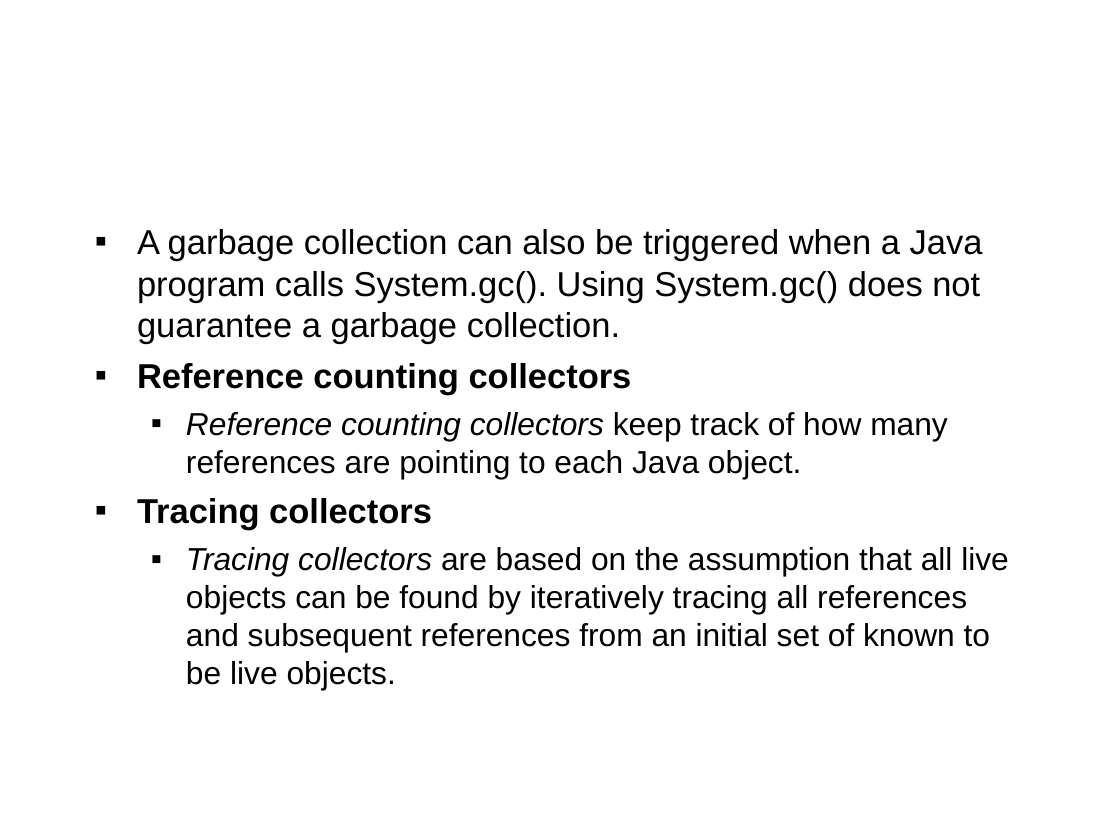
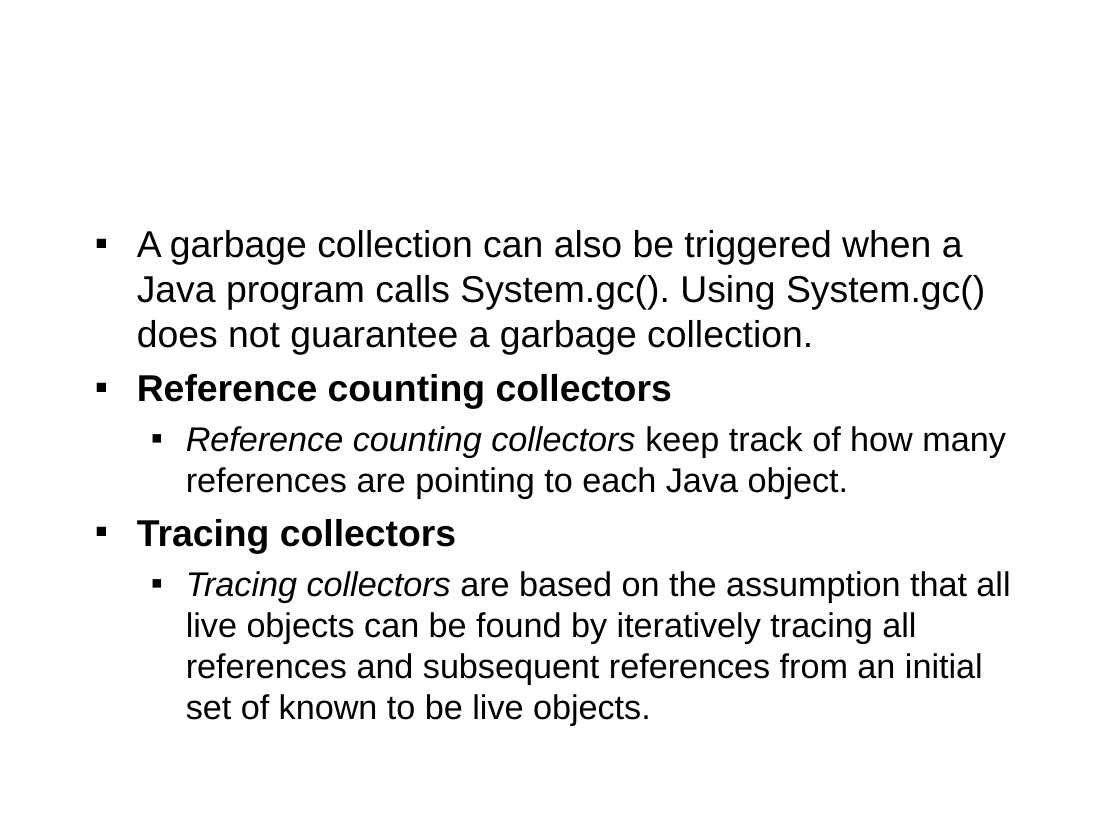
Before and after one commit to flyworker/java-workshop, a slide deck: slide 66 of Java Workshop-Concordia.ppt. Drawn at 1120x840 pixels with LibreOffice and Linux fonts; fonts in the diff are those of the drawing; background and template pictures are left out. Boxes give left, top, right and bottom in pixels: in the first picture for what was removed or moved away, otherwise in the second. Text is boxed around its words. In the diff, an @@ line names an element or a change of style, - is before the commit and + after.

```diff
--- a/Java Workshop-Concordia.ppt
+++ b/Java Workshop-Concordia.ppt
@@ text "A garbage collection can also ..." at [137,230,1010,725]: size 22.2 to 24 pt in "A garbage collection can also be triggered ...", "Reference counting collectors", "Tracing collectors"; size 20.4 to 22 pt in "Reference counting collectors keep track of how ...", "Tracing collectors are based on the assumption ..."; indent changed @@
```
Also in this commit, not shown: 62 other slides changed.
